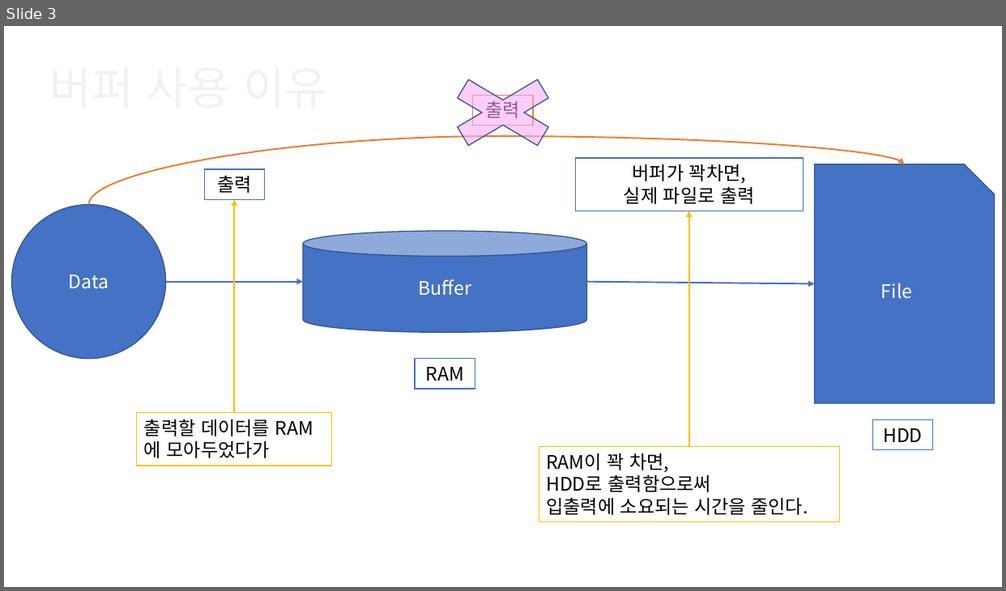
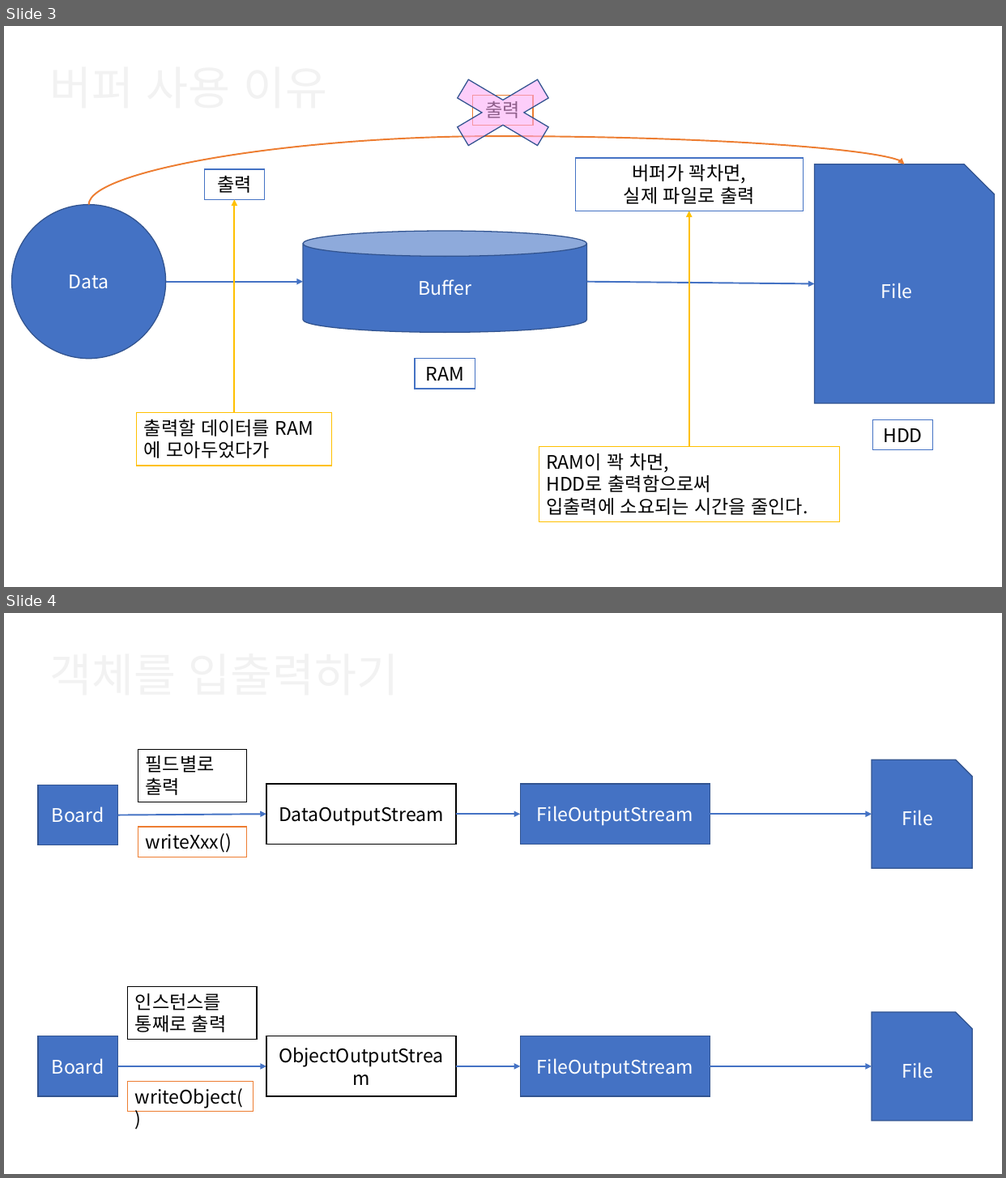
Before and after one commit to Dingadung/2022-study-workspace, a slide deck: study-note/자바/2022-08-10 내용정리.pptx. Shown one above the other, each under a label of ours: slide 3 before the commit, slides 3 and 4 after it. The pictures are 1006x591 and 1006x1178 pixels, drawn with LibreOffice and Linux fonts; fonts in the diff are those of the drawing. Boxes give left, top, right and bottom in pixels: in the first picture for what was removed or moved away, otherwise in the second. Text is boxed around its words. In the diff, an @@ line names an element or a change of style, - is before the commit and + after.

```diff
--- a/study-note/자바/2022-08-10 내용정리.pptx
+++ b/study-note/자바/2022-08-10 내용정리.pptx
@@ slide 4 added at [4, 613, 1002, 1174], background #FFFFFF @@
@@ rectangle added at [138, 749, 246, 803], fill #FFFFFF, outline #000000 1 pt, 18 pt, text #000000 @@
+필드별로 출력
@@ snip rect added at [872, 760, 972, 868], fill #4472C4, outline #325491 1 pt, 18 pt, text #FFFFFF @@
+File
@@ rectangle added at [38, 786, 117, 845], fill #4472C4, outline #325491 1 pt, 18 pt, text #FFFFFF @@
+Board
@@ rectangle added at [266, 784, 456, 844], fill #FFFFFF, outline #000000 1 pt, 18 pt, text #000000 @@
+DataOutputStream
@@ rectangle added at [521, 784, 710, 844], fill #4472C4, outline #325491 1 pt, 18 pt, text #FFFFFF @@
+FileOutputStream
@@ arrow added from (117, 815) to (266, 815), #4472C4 1.5 pt @@
@@ rectangle added at [138, 827, 246, 857], fill #FFFFFF, outline #ED7D31 1 pt, 18 pt, text #000000 @@
+writeXxx()
@@ arrow added from (456, 815) to (521, 815), #4472C4 1.5 pt @@
@@ arrow added from (710, 815) to (872, 815), #4472C4 1.5 pt @@
@@ rectangle added at [127, 986, 256, 1040], fill #FFFFFF, outline #000000 1 pt, 18 pt, text #000000 @@
+인스턴스를 통째로 출력
@@ snip rect added at [872, 1013, 972, 1122], fill #4472C4, outline #325491 1 pt, 18 pt, text #FFFFFF @@
+File
@@ rectangle added at [38, 1037, 117, 1097], fill #4472C4, outline #325491 1 pt, 18 pt, text #FFFFFF @@
+Board
@@ rectangle added at [266, 1037, 456, 1097], fill #FFFFFF, outline #000000 1 pt, 18 pt, text #000000 @@
+ObjectOutputStream
@@ rectangle added at [521, 1037, 710, 1097], fill #4472C4, outline #325491 1 pt, 18 pt, text #FFFFFF @@
+FileOutputStream
@@ arrow added from (117, 1067) to (266, 1067), #4472C4 1.5 pt @@
@@ arrow added from (456, 1067) to (521, 1067), #4472C4 1.5 pt @@
@@ arrow added from (710, 1067) to (872, 1067), #4472C4 1.5 pt @@
@@ rectangle added at [127, 1082, 253, 1112], fill #FFFFFF, outline #ED7D31 1 pt, 18 pt, text #000000 @@
+writeObject()
```
Also in this commit, not shown: 3 other slides added, 6 other files.
